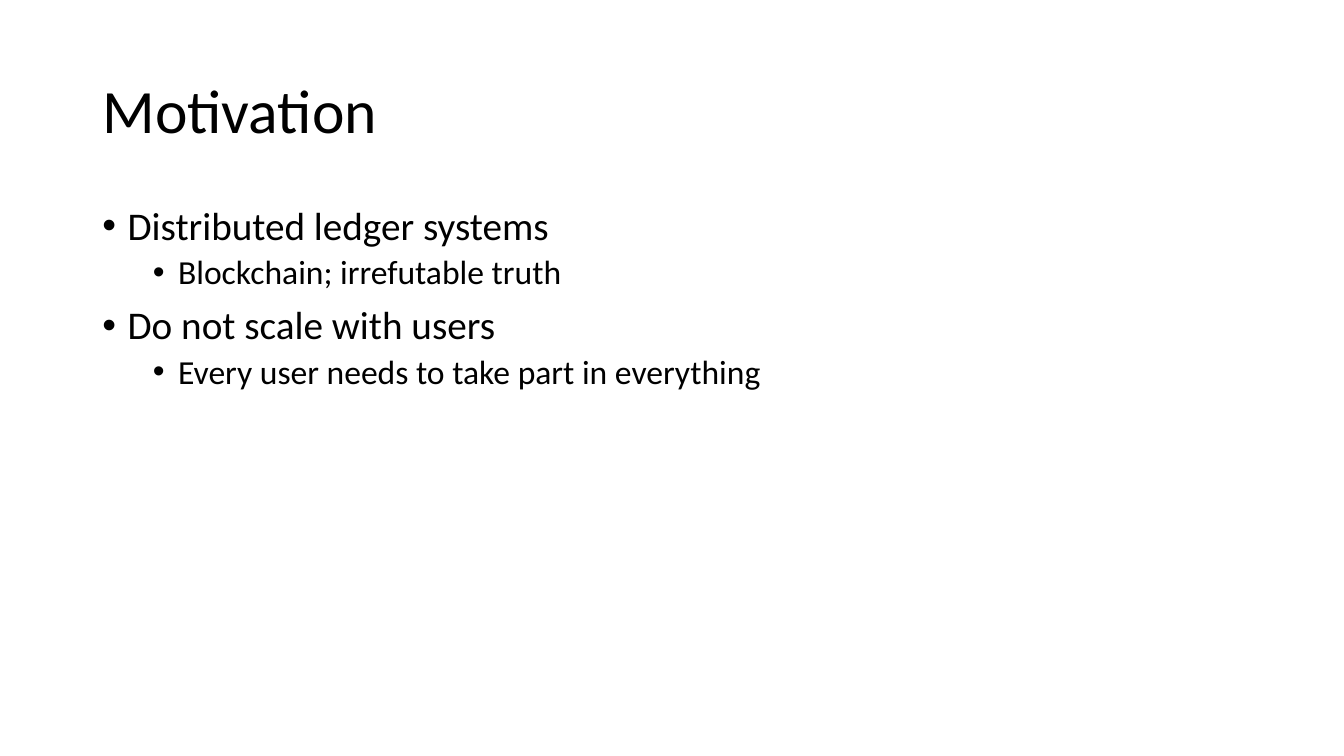
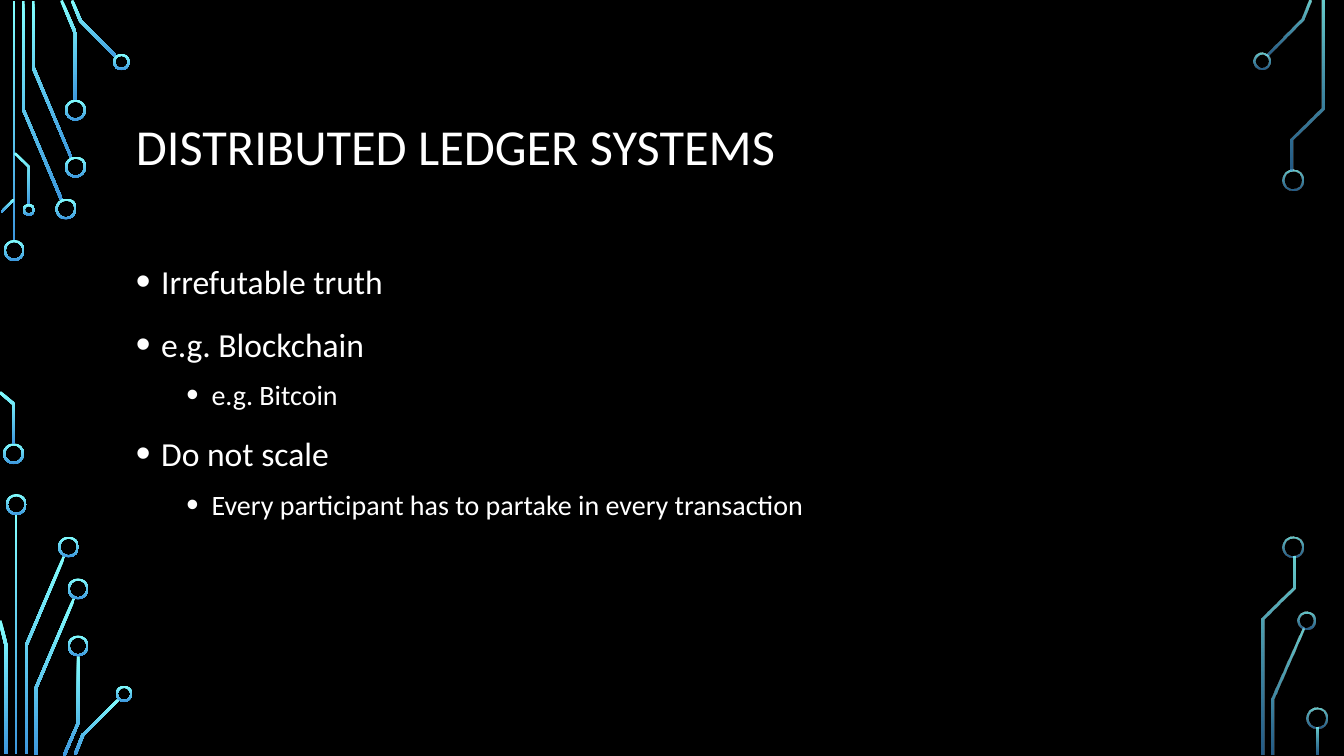
Before and after one commit to PJvGrol/Thesis, a slide deck: slide 2 of Presentation.pptx (slide 3 before the commit). Drawn at 1344x756 pixels with LibreOffice and Linux fonts; fonts in the diff are those of the drawing; background and template pictures are left out. Boxes give left, top, right and bottom in pixels: in the first picture for what was removed or moved away, otherwise in the second. Text is boxed around its words. In the diff, an @@ line names an element or a change of style, - is before the commit and + after.

```diff
--- a/Presentation.pptx
+++ b/Presentation.pptx
@@ background #FFFFFF to picture (left out) @@
@@ title at (136, 132, 775, 166): text changed; size 44 to 36 pt; text colour #000000 to #FFFFFF @@
-Motivation
+DISTRIBUTED LEDGER SYSTEMS
@@ text at (161, 270, 803, 520): text changed; size 24 to 20 pt; text colour #000000 to #FFFFFF @@
-• Distributed ledger systems
-  • Blockchain; irrefutable truth
-• Do not scale with users
-  • Every user needs to take part in everything
+• Irrefutable truth
+• e.g. Blockchain
+  • e.g. Bitcoin
+• Do not scale
+  • Every participant has to partake in every transaction
@@ group added at (0, 0, 1328, 756): 33 freeform shapes, 3 rectangles @@
```
Also in this commit, not shown: 11 other slides changed, 8 slides added, 6 slides removed, 18 other files.
